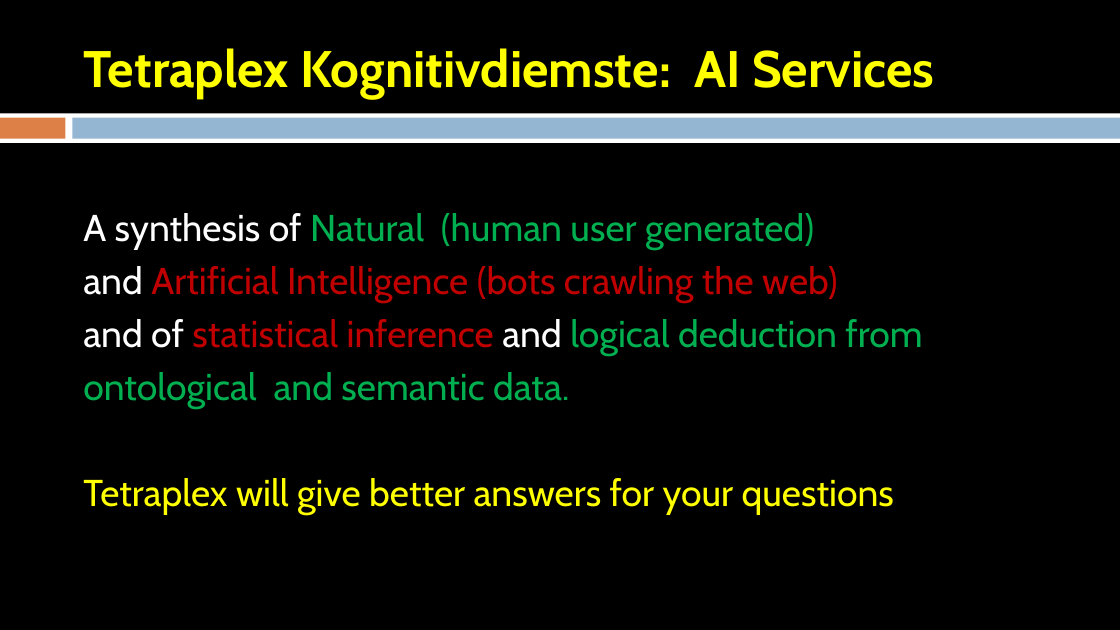
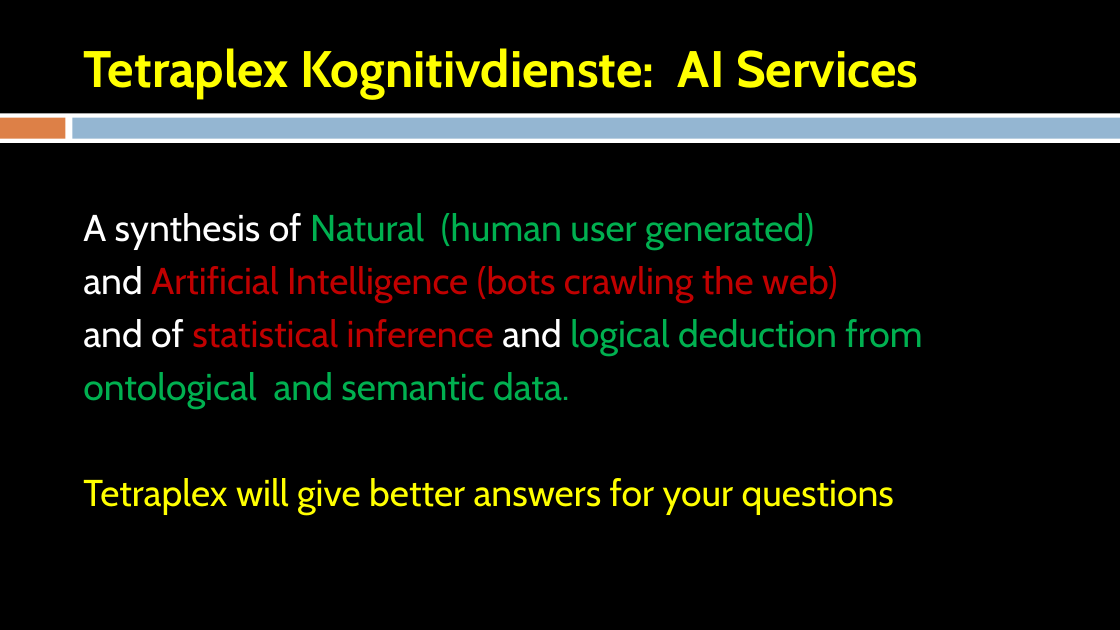
Before and after one commit to TetraPlex-org/central, a slide deck: slide 11 of Documentation/TetraPlex deck 0.54 - dark mode.pptx. Drawn at 1120x630 pixels with LibreOffice and Linux fonts; fonts in the diff are those of the drawing. Boxes give left, top, right and bottom in pixels: in the first picture for what was removed or moved away, otherwise in the second. Text is boxed around its words. In the diff, an @@ line names an element or a change of style, - is before the commit and + after.

```diff
--- a/Documentation/TetraPlex deck 0.54 - dark mode.pptx
+++ b/Documentation/TetraPlex deck 0.54 - dark mode.pptx
@@ title at (83,48,919,98): text changed @@
-Tetraplex Kognitivdiemste: AI Services
+Tetraplex Kognitivdienste: AI Services
```
